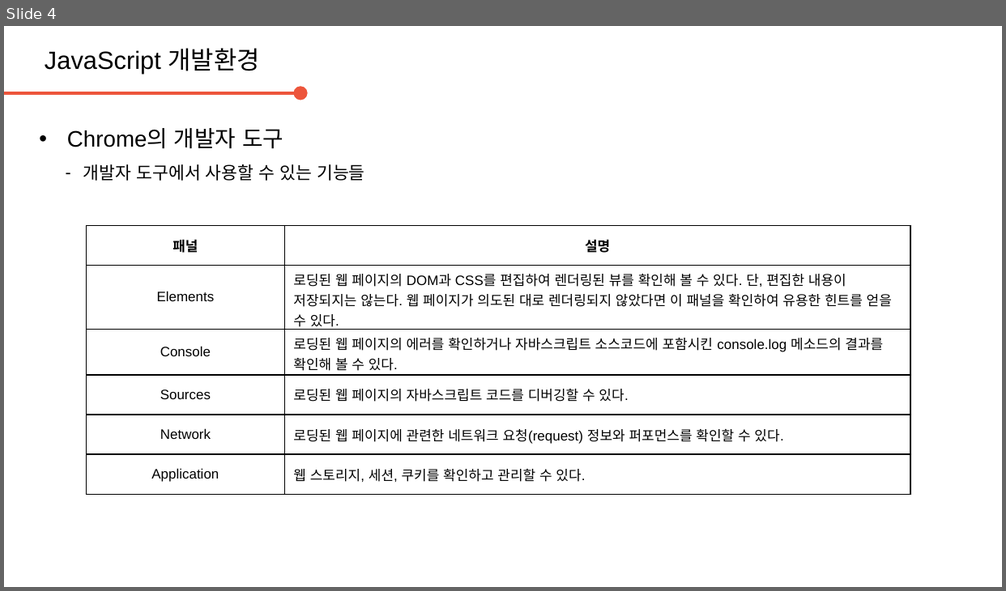
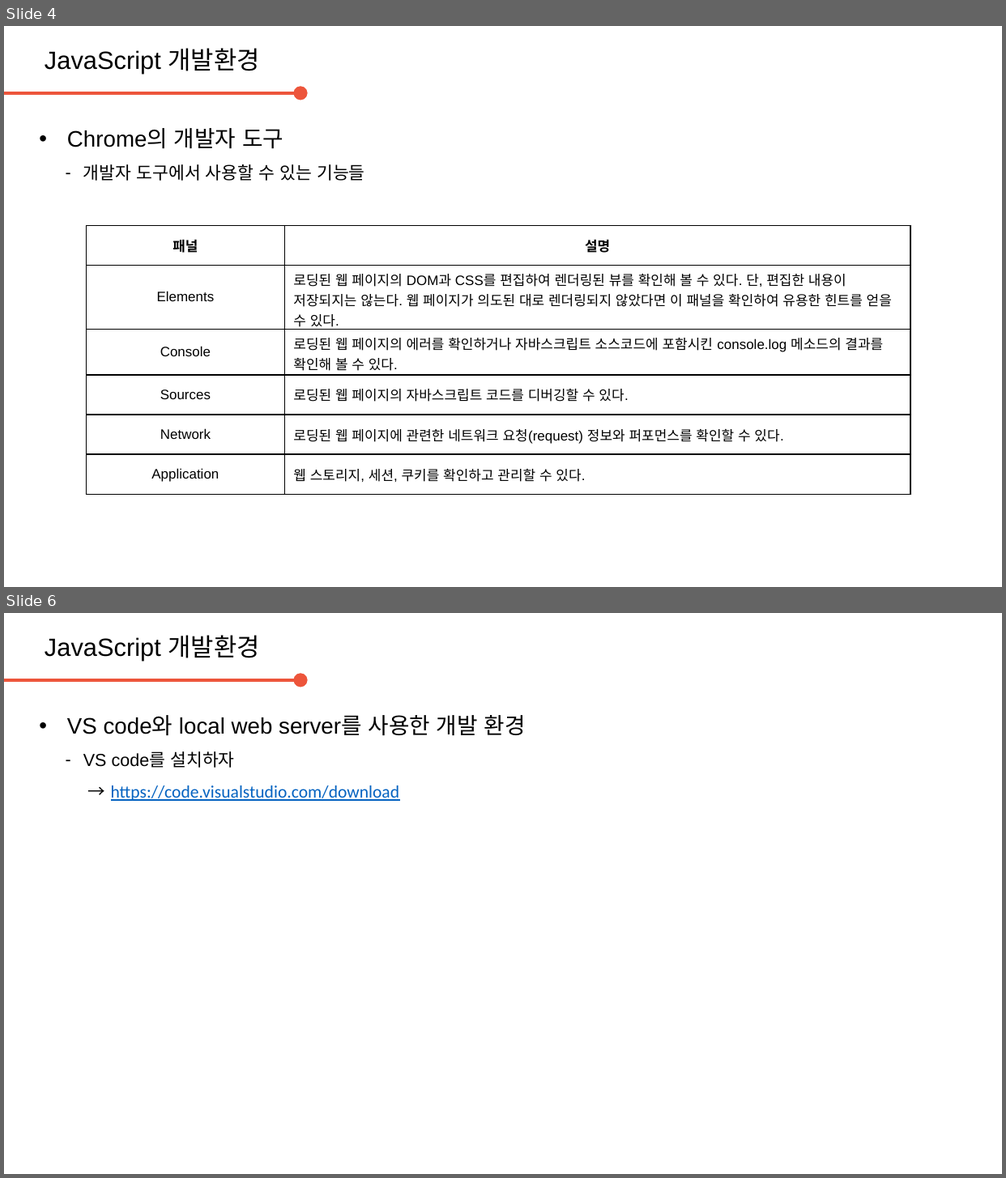
Before and after one commit to daegukdo/GCWM, a slide deck: 30/200727_JavaScript_DevEnv.pptx. Shown one above the other, each under a label of ours: slide 4 before the commit, slides 4 and 6 after it; the slides between them are not shown. The pictures are 1006x591 and 1006x1178 pixels, drawn with LibreOffice and Linux fonts; fonts in the diff are those of the drawing; background and template pictures are left out. Boxes give left, top, right and bottom in pixels: in the first picture for what was removed or moved away, otherwise in the second. Text is boxed around its words. In the diff, an @@ line names an element or a change of style, - is before the commit and + after.

Commit message:
get coding with me  - edit JavaScript resource (dev. env. setup)

```diff
--- a/30/200727_JavaScript_DevEnv.pptx
+++ b/30/200727_JavaScript_DevEnv.pptx
@@ slide 6 added at (4, 613, 1002, 1174), background #FFFFFF @@
@@ text added at (44, 635, 260, 660), 20 pt, text #000000 @@
+JavaScript 개발환경
@@ arrow added from (4, 680) to (300, 680), #ED553B 2.25 pt @@
@@ text added at (67, 715, 526, 801), 14 pt, text #000000 @@
+• VS code와 local web server를 사용한 개발 환경
+  – VS code를 설치하자
+    → https://code.visualstudio.com/download
```
Also in this commit, not shown: 16 other slides added.
